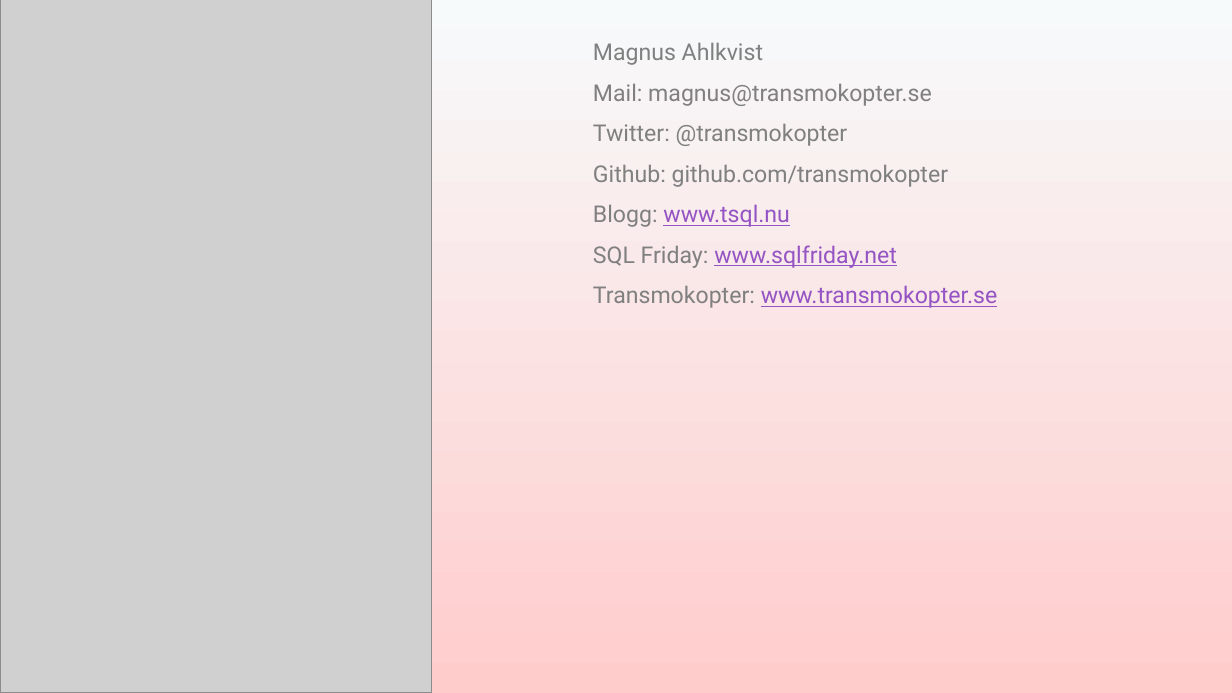
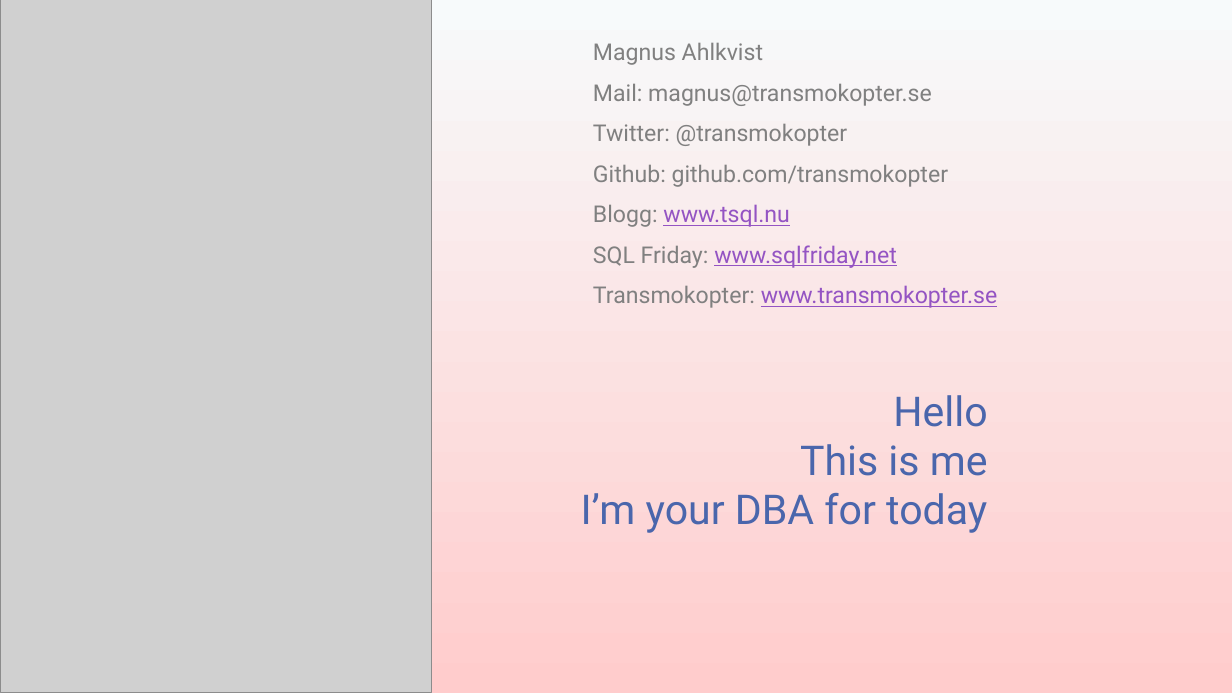
Before and after one commit to transmokopter/Presentations, a slide deck: slide 3 of sql-server-2022/sql-server-2022.pptx (slide 2 before the commit). Drawn at 1232x693 pixels with LibreOffice and Linux fonts; fonts in the diff are those of the drawing; grey boxes stand for pictures; background and template pictures are left out. Boxes give left, top, right and bottom in pixels: in the first picture for what was removed or moved away, otherwise in the second. Text is boxed around its words. In the diff, an @@ line names an element or a change of style, - is before the commit and + after.

```diff
--- a/sql-server-2022/sql-server-2022.pptx
+++ b/sql-server-2022/sql-server-2022.pptx
@@ title added at (581,395,988,533), 32 pt, text #4A66AC @@
+Hello
+This is me
+I’m your DBA for today
```
Also in this commit, not shown: 1 other slide changed, 47 other files.
